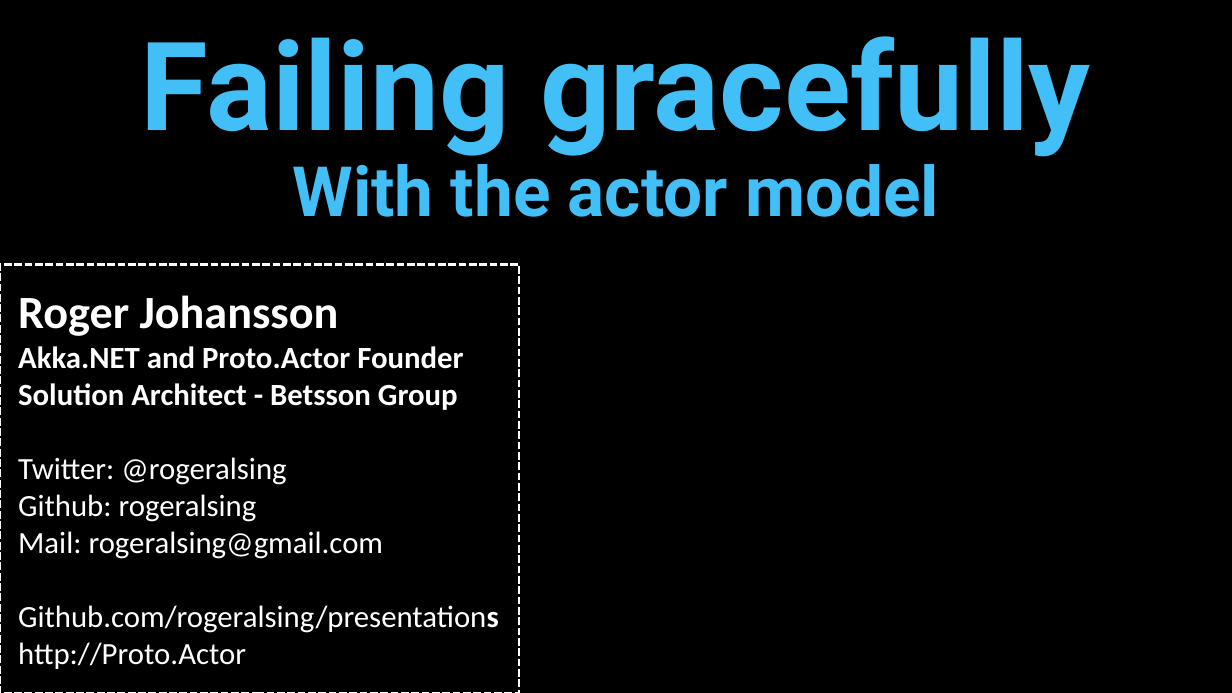
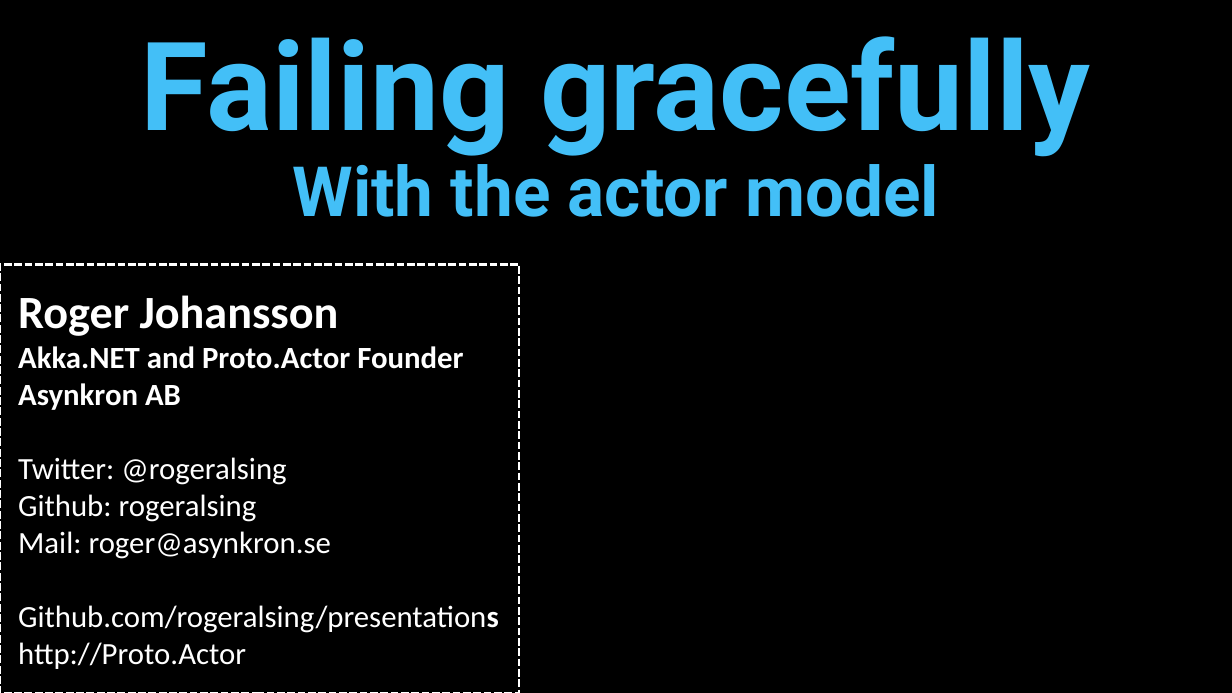
Before and after one commit to rogeralsing/Presentations, a slide deck: slide 1 of FailingGracefully/QConSP/failingactors.pptx. Drawn at 1232x693 pixels with LibreOffice and Linux fonts; fonts in the diff are those of the drawing; background and template pictures are left out. Boxes give left, top, right and bottom in pixels: in the first picture for what was removed or moved away, otherwise in the second. Text is boxed around its words. In the diff, an @@ line names an element or a change of style, - is before the commit and + after.

```diff
--- a/FailingGracefully/QConSP/failingactors.pptx
+++ b/FailingGracefully/QConSP/failingactors.pptx
@@ text in rectangle at box(18, 383, 181, 410): text changed @@
-Solution Architect - Betsson Group
+Asynkron AB
@@ text in rectangle at box(18, 531, 331, 559): text changed @@
-Mail: rogeralsing@gmail.com
+Mail: roger@asynkron.se
```
Also in this commit, not shown: 4 other slides changed, 14 slides removed, 29 other files.
